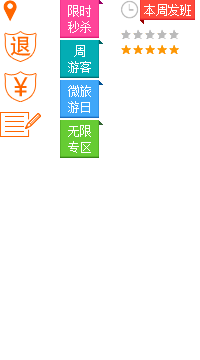
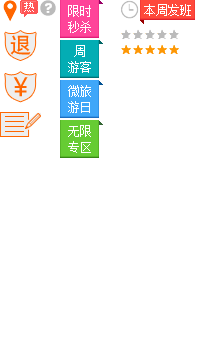
Before/after of a w=200, h=360 layered artwork. What changed in the layer stack:
added layer "图层 62" above "图层 61" over [40, 0, 56, 16]
added layer "图层 61" above "图层 49" over [1, 112, 41, 136]
hid "图层 49" over [1, 112, 41, 136]
added layer "图层 60" above "图层 59" over [5, 72, 36, 103]
added layer "图层 59" above "图层 48" over [4, 30, 37, 61]
hid "图层 48" over [5, 72, 36, 102]
hid "图层 47" over [4, 30, 37, 62]
added layer "图层 58" above "图层 59 副本 5" over [20, 0, 38, 17]
hid "图层 50" over [1, 30, 41, 136]
